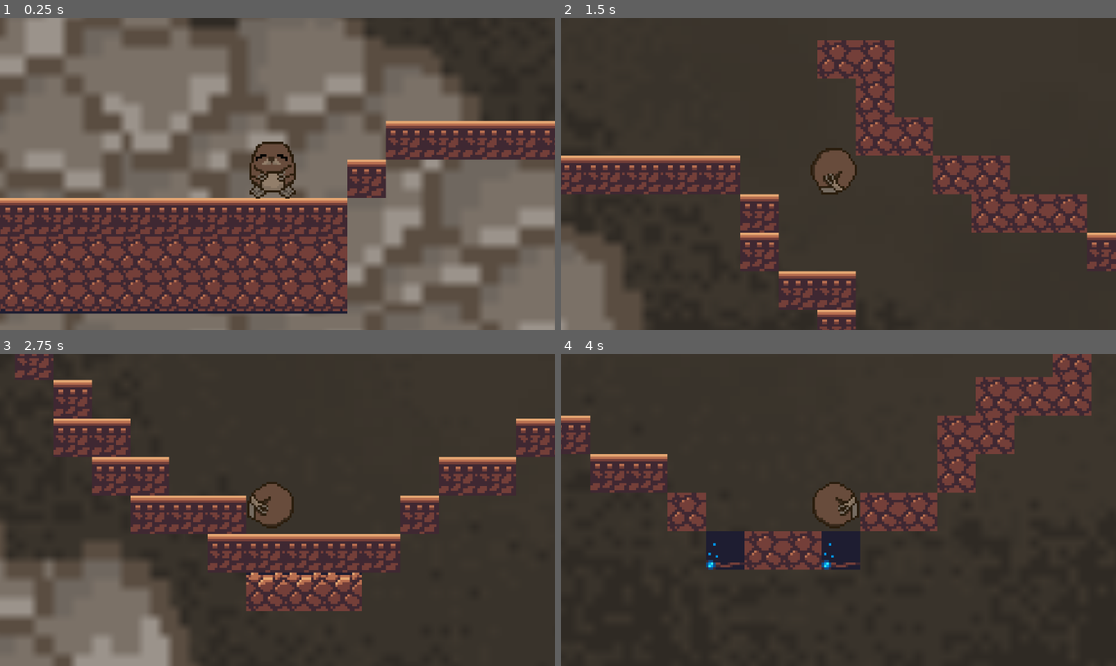
Above: before the commit, frames 1-4 (two rows, left to right).
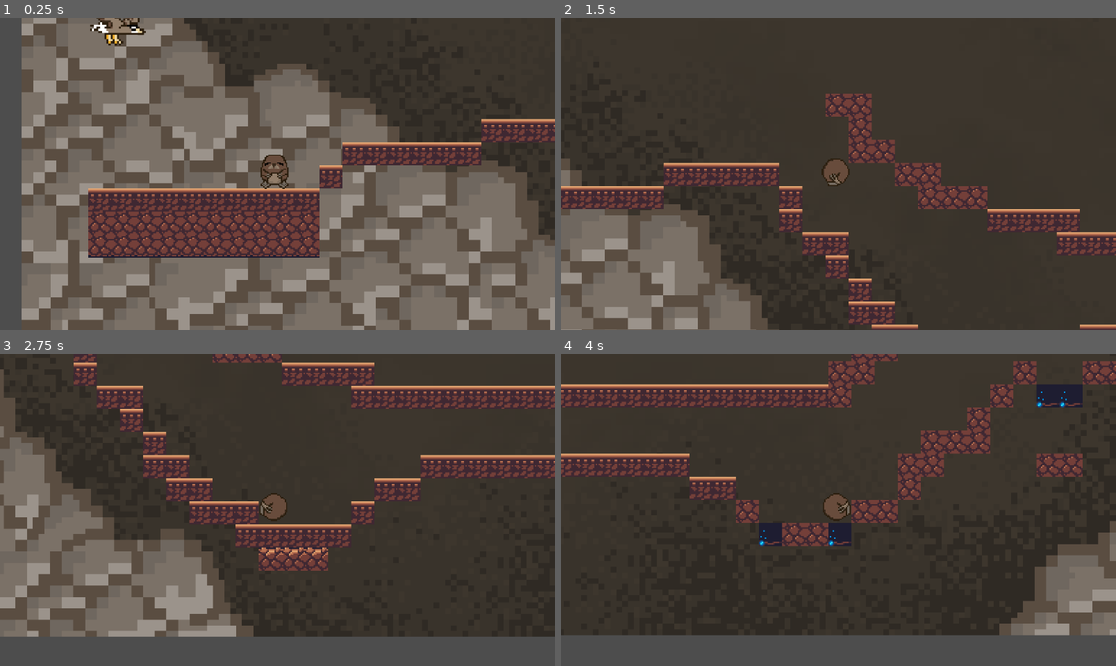
Above: after the commit, the same moments.

Repository: loumonti/bleble
Game: Godot game, scene res://node_2d.tscn
The game is run twice, just before and just after one commit, with the same random seed, the same clock (stepped at 60 frames per second) and the same inputs. This scene is started directly instead of the project's main scene.
Inputs:
- Up to frame 1 (0.25 s): no input
- Up to frame 2 (1.5 s): tap Enter (ui_accept) at 0.5, 0.77 s; hold Right (ui_right) from 0.53 s (still down); tap Alt at 0.6 s; tap Shift at 1.35 s
- Up to frame 3 (2.75 s): tap Enter (ui_accept) at 1.52 s; release Right (ui_right) at 2.03 s; hold Left (ui_left) from 2.03 s (still down); tap Alt at 2.1 s
- Up to frame 4 (4 s): release Left (ui_left) at 2.78 s; hold Right (ui_right) from 2.78 s (still down); tap Shift at 2.85 s; tap Enter (ui_accept) at 3.02, 3.77 s; tap Alt at 3.6 s

The runs differ from the first frame. In frame 1, 62% of the frame differs, in the area x 0-100%, y 0-100%; in frame 2, 24%; in frame 3, 38%; in frame 4, 28%.

Commit message:
changed bg & cam size

Diff:
--- a/bleble/node_2d.tscn
+++ b/bleble/node_2d.tscn
@@ -42,21 +42,22 @@
 physics_layer_0/collision_layer = 1
 sources/0 = SubResource("TileSetAtlasSource_epypp")
 
-[node name="nivel 1" type="Node2D" unique_id=1349007720]
+[node name="nivel 1" type="Node2D"]
 
-[node name="background" type="Sprite2D" parent="." unique_id=1798297253]
+[node name="background" type="Sprite2D" parent="."]
+texture_filter = 1
 position = Vector2(581, 443)
 scale = Vector2(4.0191083, 3.9418604)
 texture = ExtResource("1_0hol4")
 
-[node name="TileMapLayer" type="TileMapLayer" parent="." unique_id=1429328790]
+[node name="TileMapLayer" type="TileMapLayer" parent="."]
 texture_filter = 1
 tile_map_data = PackedByteArray("AAD//ycAAAAAAAIAAAAAACcAAAAAAAIAAAABACcAAAAAAAIAAAACACcAAAAAAAIAAAADACcAAAAAAAIAAAAEAC …(2464 unchanged characters)…
 tile_set = SubResource("TileSet_0hol4")
 
-[node name="topo" parent="." unique_id=1327914633 instance=ExtResource("3_epypp")]
+[node name="topo" parent="." instance=ExtResource("3_epypp")]
 position = Vector2(115, 591)
 
-[node name="eagle" parent="." unique_id=369759753 node_paths=PackedStringArray("topo") instance=ExtResource("4_0hol4")]
+[node name="eagle" parent="." node_paths=PackedStringArray("topo") instance=ExtResource("4_0hol4")]
 position = Vector2(0, 507)
 topo = NodePath("../topo")
--- a/bleble/topo.tscn
+++ b/bleble/topo.tscn
@@ -95,7 +95,7 @@
 frame_progress = 0.3404857
 
 [node name="Camera2D" type="Camera2D" parent="."]
-zoom = Vector2(5, 5)
+zoom = Vector2(3, 3)
 
 [node name="CollisionShape2D" type="CollisionShape2D" parent="."]
 position = Vector2(-2, -1)
Not shown: 1 places in bleble/node_2d.tscn that only renumber resources
